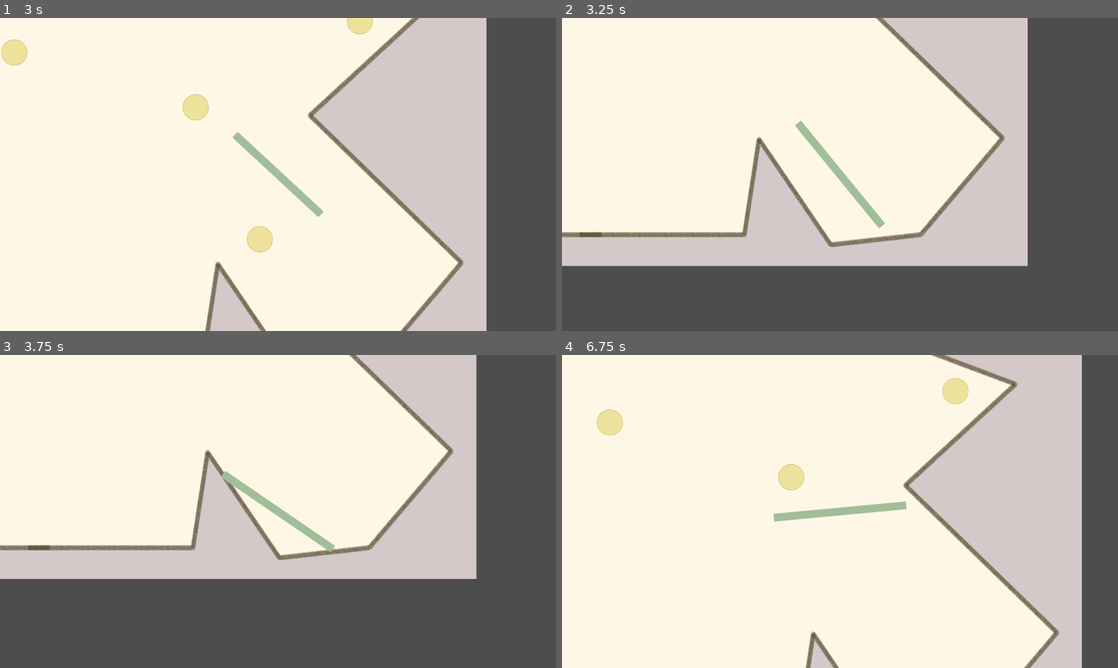
Above: before the commit, frames 1-4 (two rows, left to right).
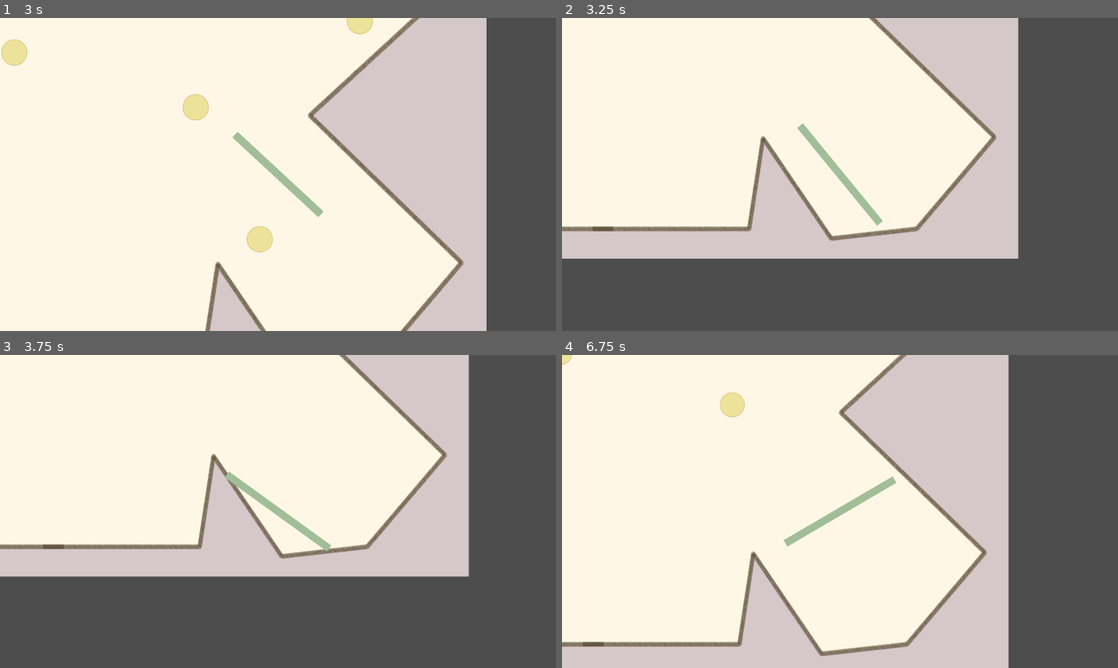
Above: after the commit, the same moments.

Repository: AustereTriceratops/GMTK_2024_prototype
Game: Godot game, scene res://scenes/testScene.tscn
The game is run twice, just before and just after one commit, with the same random seed, the same clock (stepped at 60 frames per second) and the same inputs.
Inputs:
- Up to frame 1 (3 s): hold A (a) 0.53-1.28 s; tap Space (jump) at 0.77, 1.07, 1.52, 1.82 s; tap D (d) at 0.8, 1.35 s; tap E (e) at 1.55 s; hold E (e) 2.03-2.78 s; tap Q (q) at 2.3, 2.85 s
- Up to frame 2 (3.25 s): tap Space (jump) at 3.02 s; tap S (s, bound only after the commit) at 3.05 s
- Up to frame 3 (3.75 s): tap Space (jump) at 3.32 s; hold S (s, bound only after the commit) from 3.53 s (still down)
- Up to frame 4 (6.75 s): tap Space (jump) at 3.77, 4.07, 4.52, 4.55, 4.82, 5, 5.1, 6.02, 6.32 s; tap W (w, bound only after the commit) at 3.8, 4.35 s; tap Enter at 4.25 s; release S (s, bound only after the commit) at 4.28 s; hold A (a) 5.03-5.78 s; tap A (a) at 5.85 s; tap D (d) at 6.05 s; hold D (d) from 6.53 s (still down)

Frame 1 is identical in both runs. In frame 2, 8.0% of the frame differs, in the area x 0-84%, y 0-80%; in frame 3, 4.9%; in frame 4, 35%, in the area x 0-94%, y 0-100%.

Commit message:
extra movement controls

Diff:
--- a/project.godot
+++ b/project.godot
@@ -47,6 +47,16 @@
 "events": [Object(InputEventKey,"resource_local_to_scene":false,"resource_name":"","device":-1,"window_id":0,"alt_pressed":false,"shift_pressed":false,"ctrl_pressed":false,"meta_pressed":false,"pressed":false,"keycode":0,"physical_keycode":69,"key_label":0,"unicode":101,"echo":false,"script":null)
 ]
 }
+w={
+"deadzone": 0.5,
+"events": [Object(InputEventKey,"resource_local_to_scene":false,"resource_name":"","device":-1,"window_id":0,"alt_pressed":false,"shift_pressed":false,"ctrl_pressed":false,"meta_pressed":false,"pressed":false,"keycode":0,"physical_keycode":87,"key_label":0,"unicode":119,"echo":false,"script":null)
+]
+}
+s={
+"deadzone": 0.5,
+"events": [Object(InputEventKey,"resource_local_to_scene":false,"resource_name":"","device":-1,"window_id":0,"alt_pressed":false,"shift_pressed":false,"ctrl_pressed":false,"meta_pressed":false,"pressed":false,"keycode":0,"physical_keycode":83,"key_label":0,"unicode":115,"echo":false,"script":null)
+]
+}
 
 [rendering]
 
--- a/scenes/playerScene.tscn
+++ b/scenes/playerScene.tscn
@@ -25,6 +25,6 @@
 scale = Vector2(1.5, 0.3)
 texture = ExtResource("2_dndx7")
 
-[node name="Camera2D" type="Camera2D" parent="Player"]
+[node name="Camera" type="Camera2D" parent="Player"]
 offset = Vector2(2.08165e-12, 2.08165e-12)
 zoom = Vector2(1.5, 1.5)
--- a/scenes/testLevel.tscn
+++ b/scenes/testLevel.tscn
@@ -4,8 +4,6 @@
 
 [sub_resource type="PhysicsMaterial" id="PhysicsMaterial_4paya"]
 rough = true
-bounce = 0.3
-absorbent = true
 
 [node name="testLevel" type="Node2D"]
 
--- a/scripts/CharacterController.gd
+++ b/scripts/CharacterController.gd
@@ -19,12 +19,18 @@
 }
 
 func _integrate_forces(state):
+	if Input.is_action_pressed('w'):
+		var v = linear_velocity.length();
+		var fac = 0.03*clamp(700 - v, 0, 700);
+		apply_central_impulse(fac*Vector2(-0.707, -0.707));
+	if Input.is_action_pressed('s'):
+		apply_central_impulse(10*Vector2(0, 1));
 	if pendingInput['jump']:
 		pendingInput['jump'] = false;
 
 		var collisionPos = state.get_contact_local_position(0);
 		var launchDir = (position - collisionPos).normalized();
-		apply_central_impulse(config['jumpImpulse']*launchDir)
+		apply_central_impulse(config['jumpImpulse']*launchDir);
 
 	if pendingInput['doubleJump']:
 		pendingInput['doubleJump'] = false;
@@ -34,10 +40,6 @@
 func _process(delta):
 	var nContacts = get_contact_count();
 
-	if Input.is_action_pressed('q'):
-		print(rotation);
-	if Input.is_action_pressed('e'):
-		pass
 	if Input.is_action_pressed('a'):
 		angular_velocity = -config['angularVelocity'];
 	if Input.is_action_pressed('d'):
@@ -47,6 +49,5 @@
 			pendingInput['jump'] = true;
 			legalInput['doubleJump'] = true;
 		elif nContacts == 0 && legalInput['doubleJump']:
-			print('doubleJump')
 			pendingInput['doubleJump'] = true;
 			legalInput['doubleJump'] = false;
--- a/scripts/coin.gd
+++ b/scripts/coin.gd
@@ -3,5 +3,5 @@
 @onready var mainNode = get_node('/root/main');
 
 func _on_area_2d_body_entered(body):
-	mainNode.increment_score(1);
+	mainNode.increment_score();
 	queue_free();
--- a/scripts/testScene.gd
+++ b/scripts/testScene.gd
@@ -2,8 +2,10 @@
 
 var colliderHeight = 230
 
-func increment_score(val):
+func increment_score():
 	$playerScene/Player/Collider.shape.height += 30;
+	$playerScene/Player.config['jumpImpulse'] += 50;
+	$playerScene/Player/Camera.zoom *= 0.95;
 
 	var scale = $playerScene/Player/Sprite.scale;
 	$playerScene/Player/Sprite.set_scale(scale + Vector2(0.2, 0));
